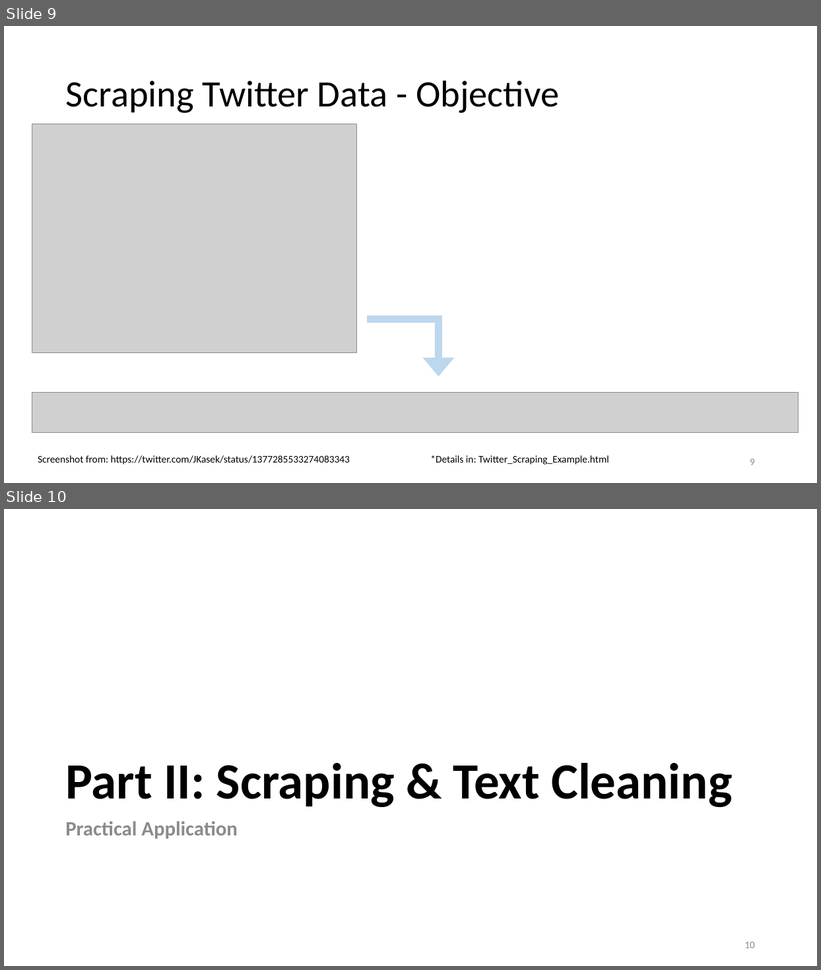
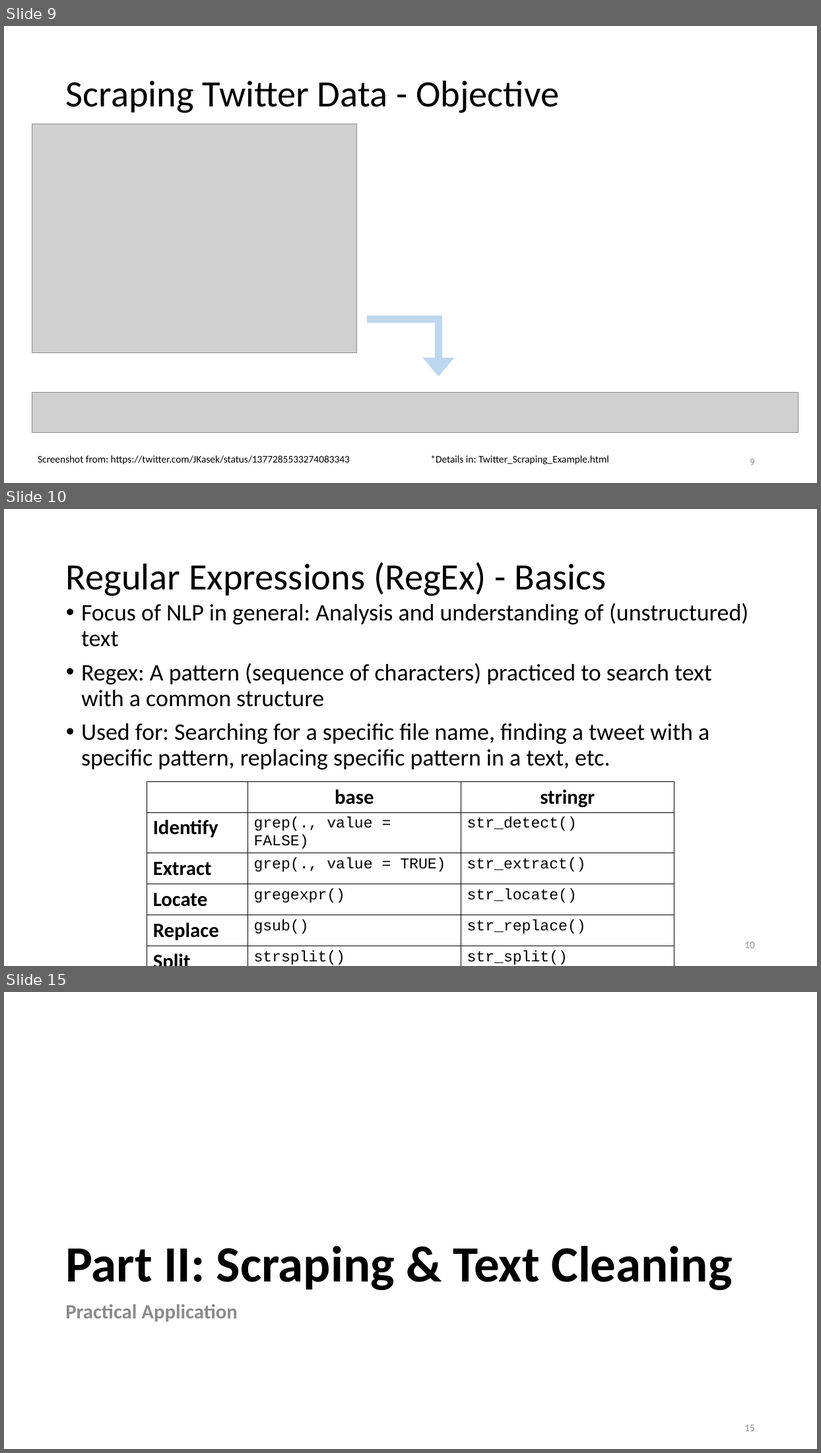
Before and after one commit to lisa-wm/consulting, a slide deck: 5_seminar/Contents_Part_02/Präsentation_Teil2.pptx. Shown one above the other, each under a label of ours: slides 9 and 10 before the commit, slides 9, 10 and 15 after it; the slides between them are not shown. The pictures are 821x970 and 821x1453 pixels, drawn with LibreOffice and Linux fonts; fonts in the diff are those of the drawing; grey boxes stand for pictures. Boxes give left, top, right and bottom in pixels: in the first picture for what was removed or moved away, otherwise in the second. Text is boxed around its words. In the diff, an @@ line names an element or a change of style, - is before the commit and + after.

Commit message:
part 2 (regex and text normalization added)

```diff
--- a/5_seminar/Contents_Part_02/Präsentation_Teil2.pptx
+++ b/5_seminar/Contents_Part_02/Präsentation_Teil2.pptx
@@ slide 10 added at box(4, 509, 817, 966), background #FFFFFF @@
@@ title added at box(66, 562, 607, 596), 44 pt, text #000000 @@
+Regular Expressions (RegEx) - Basics
@@ text added at box(81, 603, 748, 770), 28 pt, text #000000 @@
+• Focus of NLP in general: Analysis and understanding of (unstructured) text
+• Regex: A pattern (sequence of characters) practiced to search text with a common structure
+• Used for: Searching for a specific file name, finding a tweet with a specific pattern, replacing specific pattern in a text, etc.
@@ table added at box(147, 782, 675, 966), 6 rows, 3 columns @@
+ | base | stringr
+Identify | grep(., value = FALSE) | str_detect()
+Extract | grep(., value = TRUE) | str_extract()
+Locate | gregexpr() | str_locate()
+Replace | gsub() | str_replace()
+Split | strsplit() | str_split()
@@ page number added at box(745, 942, 755, 949), 12 pt, text #8C8C8C @@
+10
@@ what was slide 10 is now slide 15 @@
@@ page number at box(745, 1425, 755, 1432): text changed @@
-10
+15
```
Also in this commit, not shown: 6 slides changed, 4 other slides added, 4 other files.
